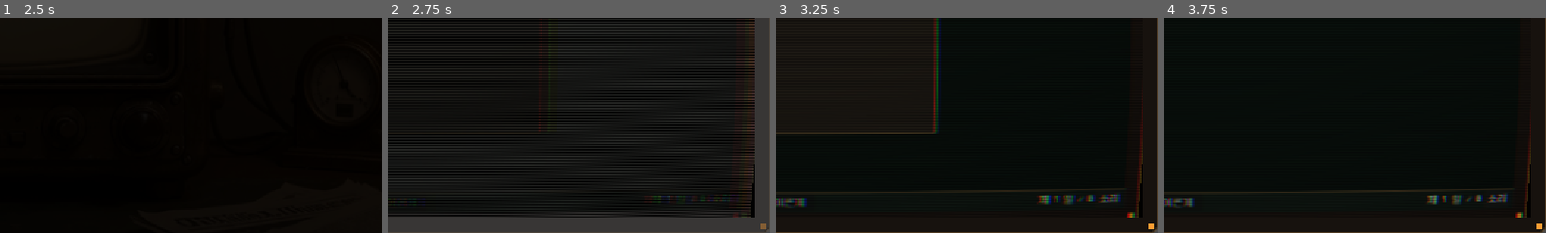
Above: before the commit, frames 1-4 (left to right).
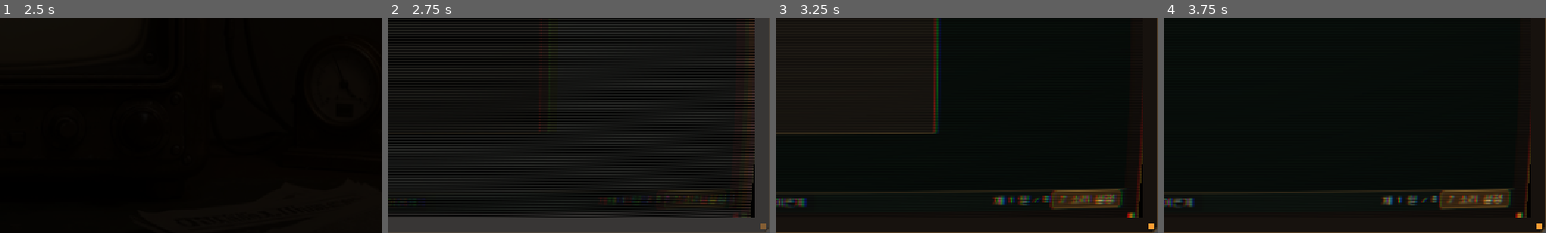
Above: after the commit, the same moments.

Repository: JiwonKim-kr/artificer-pipeline
Game: Godot game, scene res://scenes/main.tscn
Two runs of this game, one before a commit and one after it. Both use one fixed random seed, a clock stepped at 60 frames per second and the inputs below.
Inputs (mouse positions are % of the whole screen's width and height, from its top left):
- Up to frame 1 (2.5 s): click (50, 50) at 0.5 s; click (50, 36) at 1.25 s; click (50, 36) at 2 s
- Up to frame 2 (2.75 s): no input
- Up to frame 3 (3.25 s): click "소리" (after the commit: "♪ 소리 설정") at 2.75 s
- Up to frame 4 (3.75 s): click "✉" at 3.5 s
The pictures show only the part of the screen within x 50-100%, y 50-100%; the shares and areas given below are measured in that part.

Frame 1 is identical in both runs. In frame 2, 0.3% of the frame differs, in the area x 55-92%, y 80-87%; in frame 3, 2.0%, in the area x 56-91%, y 79-90%; in frame 4, 1.9%.

Commit message:
[play build] 엔딩·편집장 배경 그림 + 소리 UI 개선 + 버그 4건 수정
연출/아트:
- 엔딩 4종(성공/실패/발각파탄/배신파탄) 전체화면 배경 그림 + 스크림
- 편집장 방문 메일에 편집장 초상 배너
- 소리 설정을 눈에 띄는 브라스 버튼으로 강조(♪ 소리 설정)

버그 수정:
- SE 효과음 4종(창 열기/닫기·파일 드롭·네온)이 SE 버스 미지정 →
  SE 0%로 뮤트 안 됨. 9종 전부 SE 버스로 연결.
- 형 테오(F15) 정보를 기사에 넣어도 지면 미표시(해당 프레임 본문 없음) →
  _frame_body 폴백(중립/임의)으로 넣은 사실은 항상 반영.
- 정보 폴더가 '오늘 입수'만 노출 → 새 사실 없는 턴(T7·T8)엔 F15만 남음.
  폴더는 작성 워크스페이스이므로 모은 정보 전체 노출(정보원 패널은 오늘만 유지).
- 더블클릭 추가·X버튼 제거 시 시그널 방출 중 free() → '잠긴 객체' 크래시.
  _refresh_blocks/_refresh_draft 를 queue_free 로 전환.

Co-Authored-By: Claude Opus 4.8 <noreply@anthropic.com>

Diff:
--- a/scenes/main.tscn
+++ b/scenes/main.tscn
@@ -72,21 +72,25 @@
 stream = ExtResource("13_se_stream")
 target_path = NodePath("..")
 signal_name = &"window_opened"
+bus = &"SE"
 
 [node name="SeUiWindowClose" type="AudioStreamPlayer" parent="."]
 script = ExtResource("14_se_emitter")
 stream = ExtResource("15_se_stream")
 target_path = NodePath("..")
 signal_name = &"window_closed"
+bus = &"SE"
 
 [node name="SeUiFileDrop" type="AudioStreamPlayer" parent="."]
 script = ExtResource("16_se_emitter")
 stream = ExtResource("17_se_stream")
 target_path = NodePath("..")
 signal_name = &"file_dropped"
+bus = &"SE"
 
 [node name="SeUiNeonBuzz" type="AudioStreamPlayer" parent="."]
 script = ExtResource("18_se_emitter")
 stream = ExtResource("19_se_stream")
 target_path = NodePath("..")
 signal_name = &"neon_buzz"
+bus = &"SE"
--- a/src/ui/main.gd
+++ b/src/ui/main.gd
@@ -62,6 +62,15 @@
 	"발각파탄": "당신의 왜곡이 들통났다. 기자 자격을 잃고 편집국을 떠난다.",
 	"배신파탄": "의뢰를 저버린 대가. 모르겐社가 등을 돌리고, 당신은 편집국에서 쫓겨난다.",
 }
+
+## 엔딩별 전체화면 배경 그림(없으면 배경 없이 텍스트만).
+const ENDING_BG := {
+	"성공": "res://assets/art/ui/endings/success.png",
+	"실패": "res://assets/art/ui/endings/failure.png",
+	"발각파탄": "res://assets/art/ui/endings/exposed.png",
+	"배신파탄": "res://assets/art/ui/endings/betrayal.png",
+}
+const EDITOR_PORTRAIT := "res://assets/art/ui/mail/editor.png"  # 편집장 메일 초상
 
 ## 성공 엔딩의 후일담(정직/냉혹). turn_manager.epilogue() 가 고른다.
 const EPILOGUES := {
@@ -1014,9 +1023,27 @@
 	_taskbar_day.text = "제 1 일 / %d" % _tm.max_turns
 	_taskbar_day.add_theme_color_override("font_color", Color(0.75, 0.8, 0.7))
 	row.add_child(_taskbar_day)
+	# 소리 설정: 태스크바에서 눈에 띄게 브라스 하이라이트 버튼으로.
 	var settings_btn := Button.new()
 	settings_btn.name = "SettingsButton"
-	settings_btn.text = "소리"
+	settings_btn.text = "♪ 소리 설정"
+	settings_btn.tooltip_text = "효과음·배경음 볼륨 조절"
+	settings_btn.custom_minimum_size = Vector2(112, 26)
+	var nb := StyleBoxFlat.new()
+	nb.bg_color = Color(0.30, 0.20, 0.09, 0.98)
+	nb.border_color = Color(0.85, 0.62, 0.26)
+	nb.set_border_width_all(1)
+	nb.set_corner_radius_all(3)
+	nb.set_content_margin_all(4)
+	var nh := nb.duplicate() as StyleBoxFlat
+	nh.bg_color = Color(0.44, 0.30, 0.13, 0.99)
+	nh.border_color = Color(1.0, 0.80, 0.38)
+	settings_btn.add_theme_stylebox_override("normal", nb)
+	settings_btn.add_theme_stylebox_override("hover", nh)
+	settings_btn.add_theme_stylebox_override("pressed", nh)
+	settings_btn.add_theme_stylebox_override("focus", nb)
+	settings_btn.add_theme_color_override("font_color", Color(1.0, 0.88, 0.6))
+	settings_btn.add_theme_color_override("font_hover_color", Color(1.0, 0.94, 0.74))
 	settings_btn.pressed.connect(_toggle_settings)
 	row.add_child(settings_btn)
 	_update_taskbar_state()
@@ -1128,6 +1155,17 @@
 	if _mail_list == null:
 		return
 	var row := VBoxContainer.new()
+	# 편집장 메일이면 상단에 편집장 초상 배너(압박이 얼굴로 온다).
+	if sender == "편집장":
+		var portrait := _res(EDITOR_PORTRAIT) as Texture2D
+		if portrait != null:
+			var pic := TextureRect.new()
+			pic.texture = portrait
+			pic.stretch_mode = TextureRect.STRETCH_KEEP_ASPECT_COVERED
+			pic.custom_minimum_size = Vector2(0, 128)
+			pic.clip_contents = true
+			pic.mouse_filter = Control.MOUSE_FILTER_IGNORE
+			row.add_child(pic)
 	var head := Label.new()
 	head.text = "▸ %s  —  %s" % [subject, sender]
 	head.add_theme_color_override("font_color", Color(0.95, 0.8, 0.5))
@@ -1483,7 +1521,7 @@
 		return
 	for c in _draft_box.get_children():
 		_draft_box.remove_child(c)
-		c.free()
+		c.queue_free()  # X버튼 pressed 시그널 방출 중 free() 금지 → 지연 삭제
 	if _draft_ids.is_empty():
 		var empty := Label.new()
 		empty.text = "(빈 원고)\n\n정보 폴더의 파일을 여기로 끌어오세요.\n아무것도 싣지 않고 발행하면 미보도가 됩니다."
@@ -1520,7 +1558,7 @@
 		return
 	for c in _folder_box.get_children():
 		_folder_box.remove_child(c)
-		c.free()
+		c.queue_free()  # free() 는 시그널(더블클릭 gui_input) 방출 중 '잠긴 객체' 에러 → 지연 삭제
 	var facts: Dictionary = _tm.content.get("facts", {})
 	var cur_turn: int = _cur_turn()
 	var last_fact := ""
@@ -1529,9 +1567,8 @@
 		var fid: String = str(b["fact"])
 		var fdict: Dictionary = facts.get(fid, {})
 		var is_today: bool = _is_today_fact(fdict, cur_turn)
-		# 폴더에는 오늘 것 + 「받은 자료」에서 끌어온 과거 사실만(난잡·과부하 방지).
-		if not is_today and not _carryover_selected.has(fid):
-			continue
+		# 폴더 = 지금까지 모은 모든 정보(기사 작성 워크스페이스). 오늘/이월은 마커로만 구분.
+		# (정보원 패널은 '오늘 입수'만 유지 — 서사 전달 / 폴더는 전체 접근 — 작성.)
 		shown_any = true
 		if fid != last_fact:
 			last_fact = fid
@@ -1859,6 +1896,17 @@
 	var idx: int = s.find("다.")
 	return s.substr(0, idx + 2) if idx >= 0 else s
 
+## fact 의 프레임 본문을 반환. 해당 프레임이 없으면 중립 → 아무 프레임으로 폴백(빈 dict 면 "").
+## F15(형 테오)처럼 특정 프레임 본문이 없는 사실도 기사에 반영되게 한다.
+func _frame_body(fb: Dictionary, frame: String) -> String:
+	if fb.has(frame):
+		return str(fb[frame])
+	if fb.has("중립"):
+		return str(fb["중립"])
+	if not fb.is_empty():
+		return str(fb.values()[0])
+	return ""
+
 func _render_article(reported: Array, frame_label: String, body_lines: Array) -> void:
 	if _article_box == null:
 		return
@@ -1889,9 +1937,10 @@
 	# 본문: 리드 사실 prose + 보조 사실도 문단 전체(최대 2건) + 나머지는 단신 한 줄.
 	# 문단 수가 늘어 '전문'답게 읽힌다. prose 없으면 블록 나열 폴백.
 	var lbodies: Dictionary = lf.get("bodies", {})
-	if lbodies.has(frame_label):
+	var lead_body := _frame_body(lbodies, frame_label)
+	if lead_body != "":
 		var lead := Label.new()
-		lead.text = str(lbodies[frame_label])
+		lead.text = lead_body
 		lead.autowrap_mode = TextServer.AUTOWRAP_WORD_SMART
 		lead.add_theme_color_override("font_color", Color(0.88, 0.9, 0.82))
 		_article_box.add_child(lead)
@@ -1901,18 +1950,20 @@
 			if str(fid) == lead_fid:
 				continue
 			var fb: Dictionary = (facts.get(fid, {}) as Dictionary).get("bodies", {})
-			if not fb.has(frame_label):
+			# 해당 프레임 본문이 없어도(F15 찬성각 등) 중립/폴백으로 — 실은 사실은 항상 기사에 반영.
+			var btxt := _frame_body(fb, frame_label)
+			if btxt == "":
 				continue
 			if full_paras < 2:
 				var sp := Label.new()
-				sp.text = str(fb[frame_label])
+				sp.text = btxt
 				sp.autowrap_mode = TextServer.AUTOWRAP_WORD_SMART
 				sp.add_theme_color_override("font_color", Color(0.8, 0.83, 0.76))
 				_article_box.add_child(sp)
 				full_paras += 1
 			elif briefs < 2:
 				var sl := Label.new()
-				sl.text = "— 한편, " + _first_sentence(str(fb[frame_label]))
+				sl.text = "— 한편, " + _first_sentence(btxt)
 				sl.autowrap_mode = TextServer.AUTOWRAP_WORD_SMART
 				sl.add_theme_color_override("font_color", Color(0.68, 0.72, 0.66))
 				_article_box.add_child(sl)
@@ -1935,12 +1986,41 @@
 	ending_reached.emit()
 	if _pub_button != null:
 		_pub_button.disabled = true
+	# 전체화면 엔딩 배경: 그림 + 어둠 스크림(텍스트 가독). 그림 없으면 어둠만.
+	var backdrop := Control.new()
+	backdrop.name = "EndingBackdrop"
+	backdrop.set_anchors_and_offsets_preset(Control.PRESET_FULL_RECT)
+	backdrop.mouse_filter = Control.MOUSE_FILTER_STOP  # 뒤 게임 클릭 차단
+	var img_tex := _res(str(ENDING_BG.get(ending, ""))) as Texture2D
+	if img_tex != null:
+		var tr := TextureRect.new()
+		tr.texture = img_tex
+		tr.stretch_mode = TextureRect.STRETCH_KEEP_ASPECT_COVERED
+		tr.set_anchors_and_offsets_preset(Control.PRESET_FULL_RECT)
+		tr.mouse_filter = Control.MOUSE_FILTER_IGNORE
+		backdrop.add_child(tr)
+	var scrim := ColorRect.new()
+	scrim.color = Color(0.04, 0.03, 0.02, 0.5 if img_tex != null else 0.85)
+	scrim.set_anchors_and_offsets_preset(Control.PRESET_FULL_RECT)
+	scrim.mouse_filter = Control.MOUSE_FILTER_IGNORE
+	backdrop.add_child(scrim)
+	if _os != null:
+		_os.add_child(backdrop)
+
 	var panel := PanelContainer.new()
 	panel.name = "EndingOverlay"
 	panel.set_anchors_and_offsets_preset(Control.PRESET_CENTER)
 	panel.grow_horizontal = Control.GROW_DIRECTION_BOTH  # 중심에서 대칭으로 자라 정중앙에 오게
 	panel.grow_vertical = Control.GROW_DIRECTION_BOTH
-	panel.custom_minimum_size = Vector2(660, 200)
+	panel.custom_minimum_size = Vector2(680, 200)
+	# 그림 위에서 읽히게 어두운 반투명 카드.
+	var psb := StyleBoxFlat.new()
+	psb.bg_color = Color(0.05, 0.04, 0.03, 0.86)
+	psb.set_border_width_all(1)
+	psb.border_color = Color(0.62, 0.46, 0.22)
+	psb.set_corner_radius_all(4)
+	psb.set_content_margin_all(26)
+	panel.add_theme_stylebox_override("panel", psb)
 	var vb := VBoxContainer.new()
 	panel.add_child(vb)
 	var title := Label.new()
@@ -1964,11 +2044,15 @@
 		vb.add_child(epi_label)
 	if _os != null:
 		_os.add_child(panel)
-		# 엔딩은 갑자기 박히지 않고 무겁게 떠오른다(페이드 + 미세 상승).
+		# 배경이 먼저 무겁게 떠오르고, 텍스트 카드가 뒤이어 페이드 인.
+		backdrop.modulate = Color(1, 1, 1, 0)
 		panel.modulate = Color(1, 1, 1, 0)
 		var tw := create_tween()
-		tw.tween_property(panel, "modulate:a", 1.0, 0.8) \
+		tw.set_parallel(true)
+		tw.tween_property(backdrop, "modulate:a", 1.0, 0.9) \
 			.set_trans(Tween.TRANS_QUAD).set_ease(Tween.EASE_OUT)
+		tw.tween_property(panel, "modulate:a", 1.0, 1.0) \
+			.set_trans(Tween.TRANS_QUAD).set_ease(Tween.EASE_OUT).set_delay(0.3)
 
 ## 세그먼트 페르소나에 맞는 랜덤 핸들. 같은 base 도 숫자 접미(약 70%)로 변주.
 func _comment_handle(seg: String) -> String:
Binary file added: assets/art/ui/endings/betrayal.png
Binary file added: assets/art/ui/endings/exposed.png
Binary file added: assets/art/ui/endings/failure.png
Binary file added: assets/art/ui/endings/success.png
Binary file added: assets/art/ui/mail/editor.png
